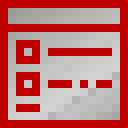
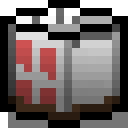
Before/after of a 128×128 layered artwork. What changed in the layer stack:
added group "stockGroup" with 5 layers above "auditGroup" over [0,0,128,128]
added layer "shade #1" (multiply, 54%) in group "stockGroup" over [8,16,128,128]
added layer "shade #2" (multiply, 59%) in group "stockGroup" over [8,8,120,104]
added layer "shade" (31%) in group "stockGroup" over [48,16,120,120]
added layer "stock" in group "stockGroup" over [0,0,128,128]
added layer "color" in group "stockGroup" over [8,8,120,120]
hid group "auditGroup" (2 layers) over [0,0,128,128]
